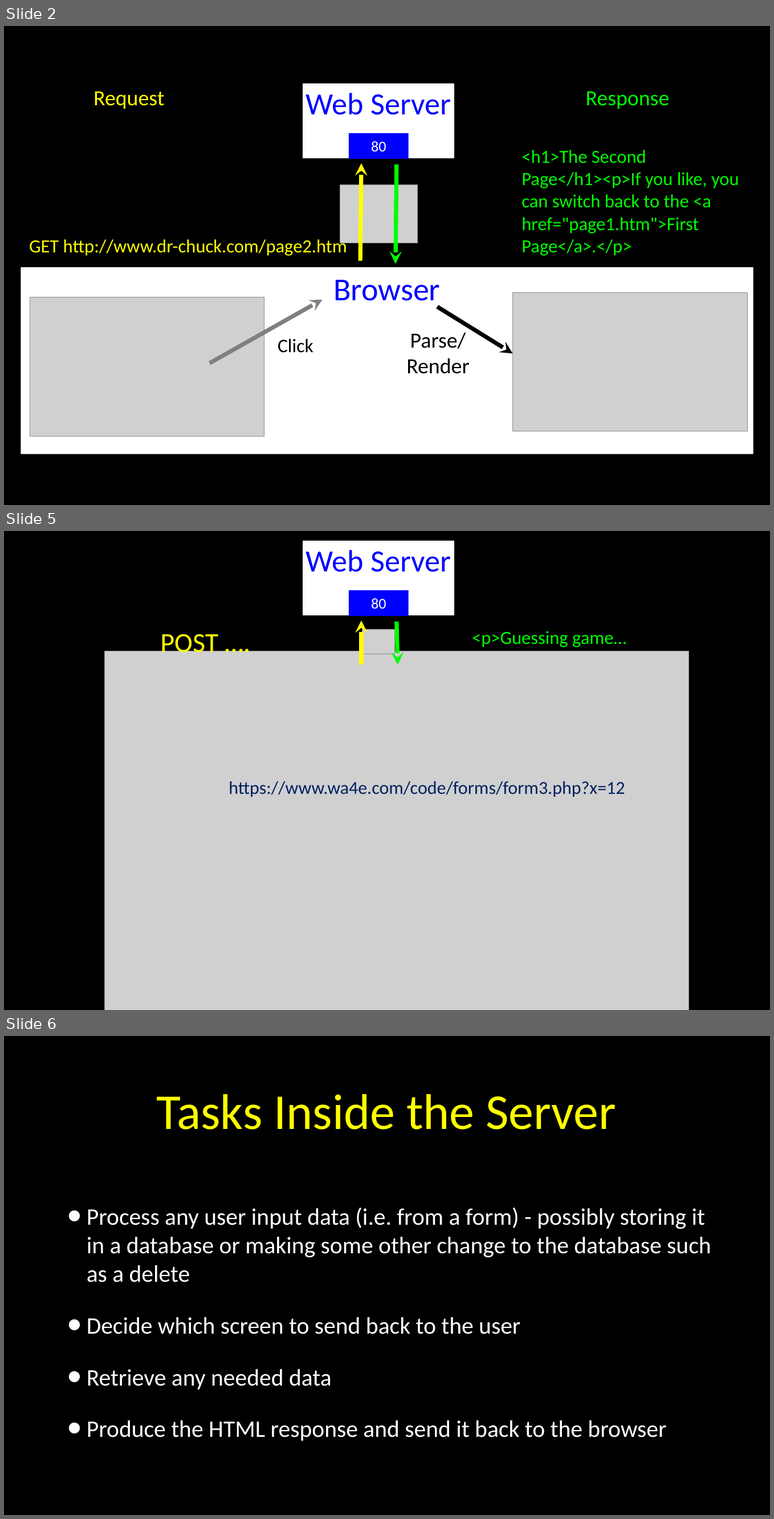
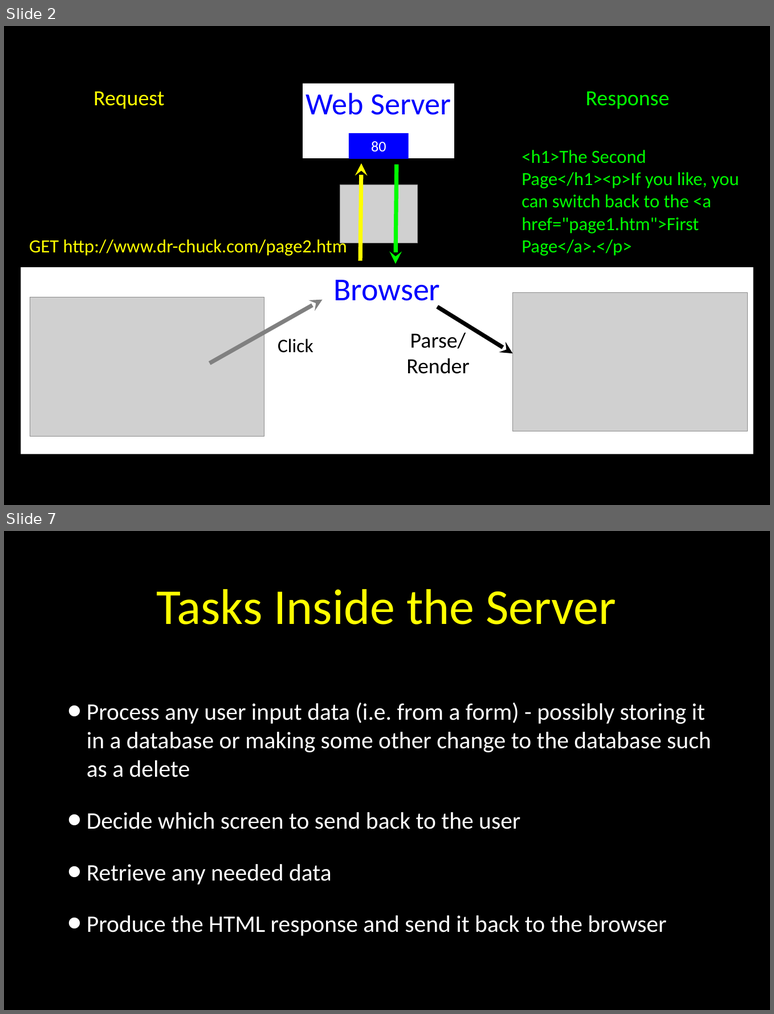
Before and after one commit to csev/dj4e, a slide deck: lectures/DJ-02-MVC.pptx. Shown one above the other, each under a label of ours: slides 2, 5 and 6 before the commit, slides 2 and 7 after it; the slides between them are not shown. The pictures are 774x1519 and 774x1014 pixels, drawn with LibreOffice and Linux fonts; fonts in the diff are those of the drawing; grey boxes stand for pictures. Boxes give left, top, right and bottom in pixels: in the first picture for what was removed or moved away, otherwise in the second. Text is boxed around its words. In the diff, an @@ line names an element or a change of style, - is before the commit and + after.

```diff
--- a/lectures/DJ-02-MVC.pptx
+++ b/lectures/DJ-02-MVC.pptx
@@ slide 5 removed at box(4, 531, 770, 1010), background #000000 @@
@@ rectangle removed at box(303, 541, 454, 615) @@
-Web Server
@@ rectangle removed at box(349, 590, 409, 616) @@
-80
@@ arrow removed from (361, 664) to (361, 620) @@
@@ picture removed at box(362, 629, 395, 654) @@
@@ arrow removed from (397, 622) to (398, 664) @@
@@ text removed at box(472, 631, 626, 647) @@
-<p>Guessing game…
@@ text removed at box(160, 634, 218, 659) @@
-POST ….
@@ picture removed at box(105, 651, 689, 1010) @@
@@ text removed at box(229, 781, 625, 797) @@
-https://www.wa4e.com/code/forms/form3.php?x=12
@@ what was slide 6 is now slide 7 @@
```
Also in this commit, not shown: 1 slide added, 5 other slides removed, 8 other files.
